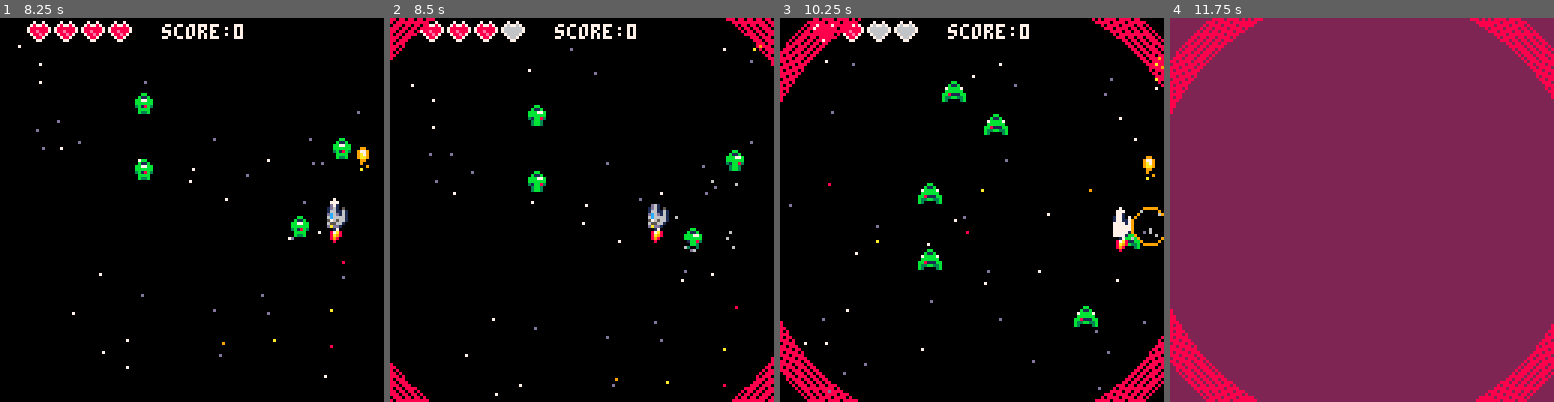
Above: before the commit, frames 1-4 (left to right).
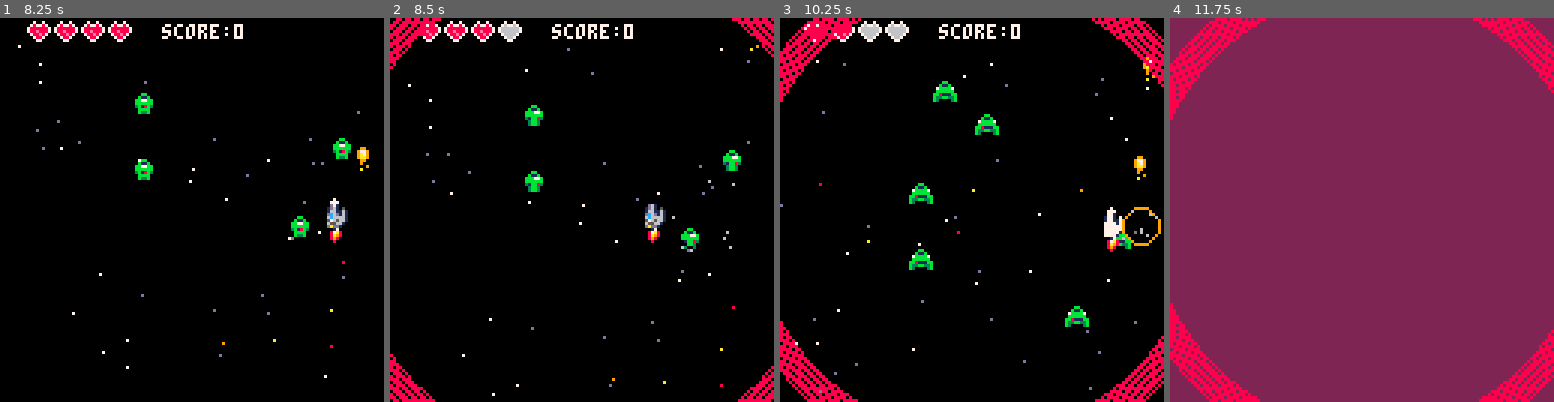
Above: after the commit, the same moments.

Repository: eduszesz/shmup
Game: PICO-8 cartridge myshmup.p8
Two runs of this game, one before a commit and one after it. Both use one fixed random seed, a clock stepped at 60 frames per second and the inputs below.
Inputs:
- Up to frame 1 (8.25 s): tap X (X key) at 0.33, 1.07, 1.85, 2.97, 4.08, 5.2, 6.32, 7.43 s; tap O (Z key) at 0.7, 1.7, 2.1, 2.5, 2.9, 3.3, 3.7, 4.1, 4.5, 4.9, 5.3, 5.7, 6.1, 6.5, 6.9, 7.3, 7.7, 8.1 s; hold Right 1.6-2.1 s; hold Up 2.15-2.42 s; hold Right 2.47-3.03 s; hold Left 3.08-3.58 s; hold Down 3.63-3.97 s; hold Right 4.02-4.68 s; hold Up 4.73-5.03 s; hold Left 5.08-5.68 s; hold Down 5.73-6.03 s; hold Right 6.08-6.58 s; hold Right 6.63-7.13 s; hold Up 7.18-7.45 s; hold Right 7.5-8.07 s; hold Left from 8.12 s (still down)
- Up to frame 2 (8.5 s): keep holding Left
- Up to frame 3 (10.25 s): tap O (Z key) every 0.4 s from 8.5 to 10.1 s; tap X (X key) at 8.55, 9.67 s; release Left at 8.62 s; hold Down 8.67-9 s; hold Right 9.05-9.72 s; hold Up 9.77-10.07 s; hold Left from 10.12 s (still down)
- Up to frame 4 (11.75 s): tap O (Z key) every 0.4 s from 10.5 to 11.7 s; release Left at 10.72 s; hold Down 10.77-11.07 s; tap X (X key) at 10.78 s; hold Right 11.12-11.62 s

Frame 1 is identical in both runs. In frame 2, 4.4% of the frame differs, in the area x 0-100%, y 0-100%; in frame 3, 4.5%, in the area x 0-100%, y 0-98%; in frame 4, 4.0%.

Commit message:
shield kill

Diff:
--- a/myshmup.p8
+++ b/myshmup.p8
@@ -117,6 +117,7 @@
 	end
 
 	if state=="wave" then
+		--shake=2
 		if wtimer==85 and cwave<10 then
 			sfx(9)
 		end
@@ -138,7 +140,6 @@
 				state="over"
 			else
 				state="game"
-				shake=10
 			end
 		end
 	end
@@ -532,6 +533,7 @@
 
 		if e.md=="atk"	then
 			if e.x<0 or e.x>124 then
+				shake=5
 				del(enemies,e)
 				score+=3*e.wd
 				addfloat("shield kill bonus",64,120,1)
@@ -1469,7 +1471,6 @@
 		 and not win then
 			cwave+=1
 			state="wave"
-			shake=10
 		end
 	end
 end
